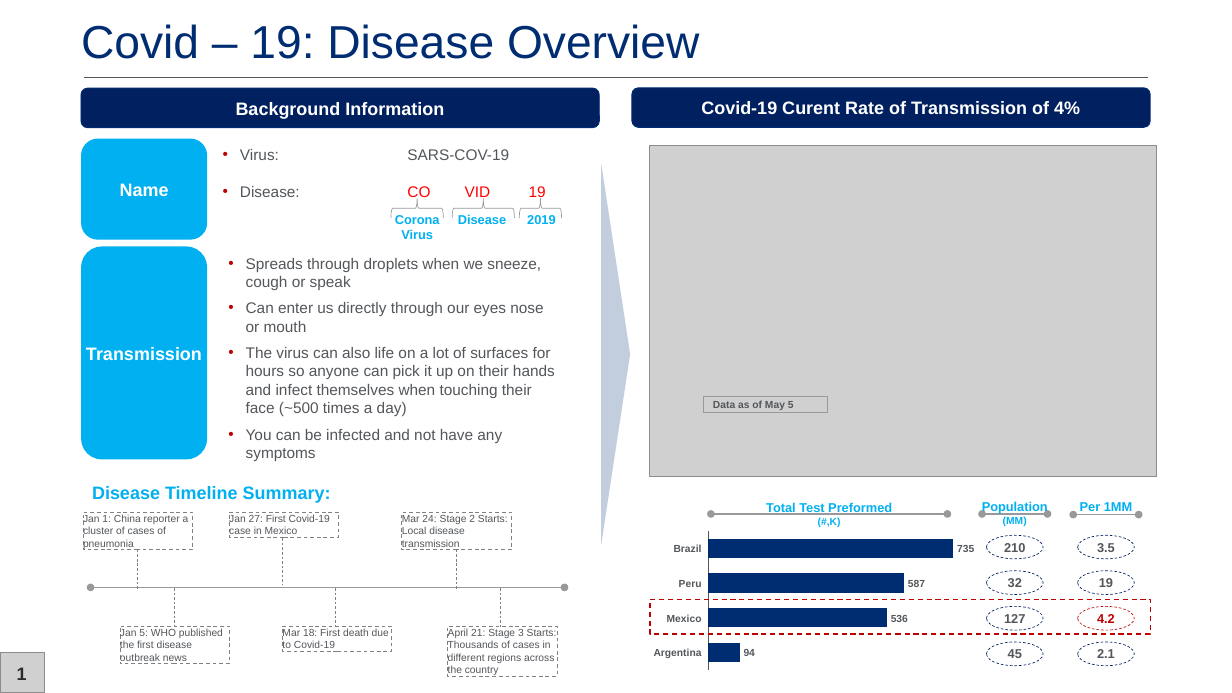
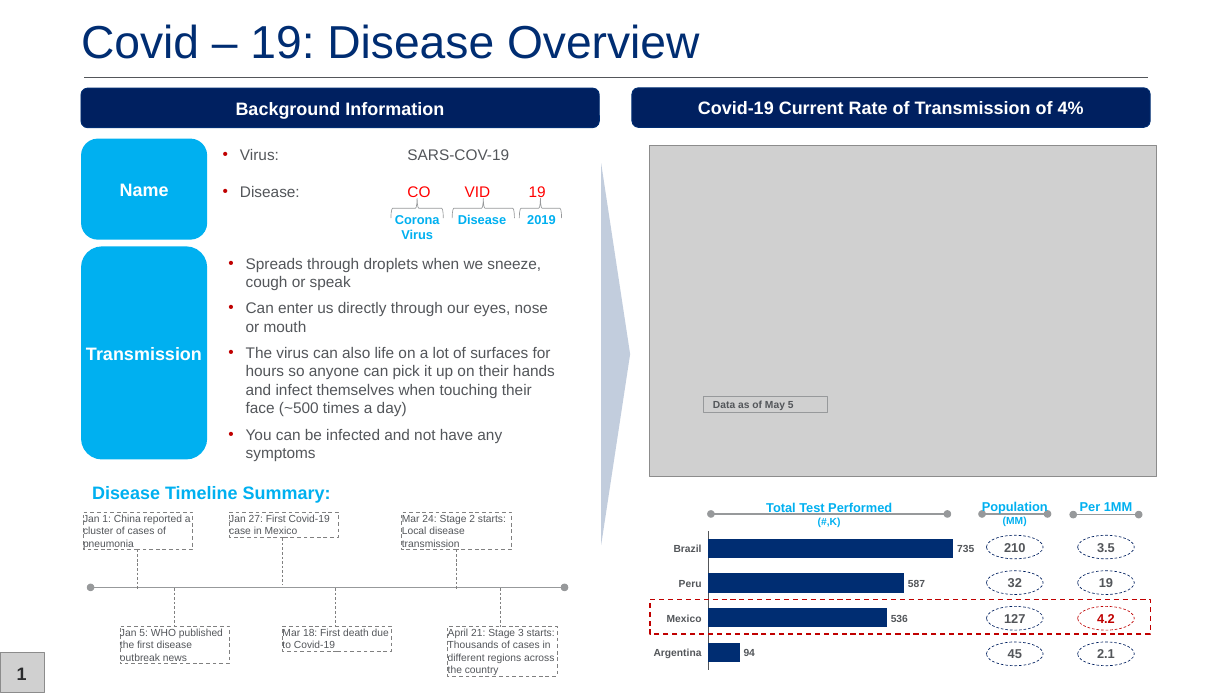
Before and after one commit to millennial-web/team-project-1-covid19-mx, a slide deck: slide 2 of Covid-19 in Mexico analysis.pptx. Drawn at 1232x693 pixels with LibreOffice and Linux fonts; fonts in the diff are those of the drawing; grey boxes stand for pictures; background and template pictures are left out. Boxes give left, top, right and bottom in pixels: in the first picture for what was removed or moved away, otherwise in the second. Text is boxed around its words. In the diff, an @@ line names an element or a change of style, - is before the commit and + after.

```diff
--- a/Covid-19 in Mexico analysis.pptx
+++ b/Covid-19 in Mexico analysis.pptx
@@ text in rounded rectangle at [698,101,1084,114]: text changed @@
-Covid-19 Curent Rate of Transmission of 4%
+Covid-19 Current Rate of Transmission of 4%
@@ text at [246,302,548,332]: text changed @@
-• Can enter us directly through our eyes nose or mouth
+• Can enter us directly through our eyes, nose or mouth
@@ text at [766,502,892,515]: text changed @@
-Total Test Preformed
+Total Test Performed
@@ text in rectangle at [83,514,191,549]: text changed @@
-Jan 1: China reporter a cluster of cases of pneumonia
+Jan 1: China reported a cluster of cases of pneumonia
@@ text in rectangle at [402,515,506,547]: text changed @@
-Mar 24: Stage 2 Starts: Local disease transmission
+Mar 24: Stage 2 starts: Local disease transmission
@@ text in rectangle at [448,628,555,675]: text changed @@
-April 21: Stage 3 Starts: Thousands of cases in different regions across the country
+April 21: Stage 3 starts: Thousands of cases in different regions across the country
```
Also in this commit, not shown: 2 other slides changed, 1 other file.
